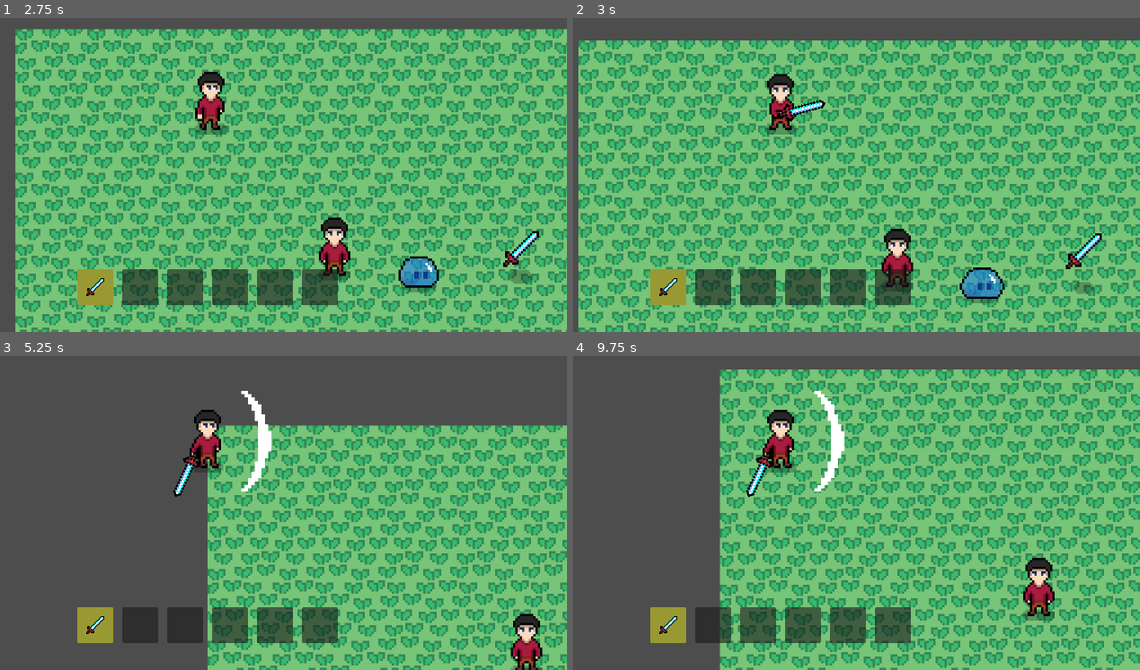
Above: before the commit, frames 1-4 (two rows, left to right).
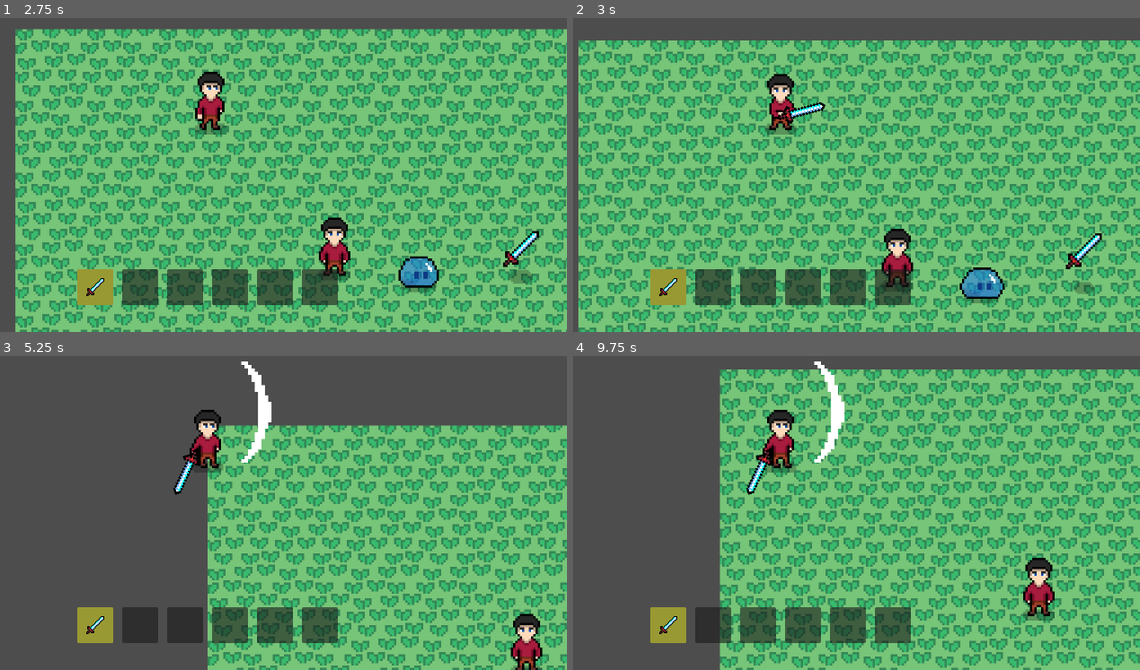
Above: after the commit, the same moments.

Repository: QuocKhangDA22TTD/rpg_game
Game: Godot game, scene res://scenes/demo.tscn
Same seed, same stepped clock (60 frames per second), same inputs: the game is played once before the commit and once after it.
Inputs (mouse positions are in pixels of both pictures, inside the frame that each line leads up to):
- Up to frame 1 (2.75 s): move the mouse to (368, 109) at 0.52 s; press the mouse at (368, 109) at 0.53 s; hold Right (ui_right) 0.53-1.28 s; move the mouse to (62, 149) at 1.27 s; release the mouse at (62, 149) at 1.28 s; hold Down (ui_down) 1.28-2.03 s; tap Mouse wheel up (hotbar_next) at 1.35 s; move the mouse to (277, 39) at 2.02 s; hold Right (ui_right) from 2.03 s (still down); hold Mouse wheel down (hotbar_previous) from 2.03 s (still down)
- Up to frame 2 (3 s): move the mouse to (743, 209) at 2.77 s; release Right (ui_right) at 2.78 s; release Mouse wheel down (hotbar_previous) at 2.78 s; hold Up (ui_up) from 2.78 s (still down); click (743, 209) at 2.85 s
- Up to frame 3 (5.25 s): move the mouse to (425, 528) at 3.52 s; release Up (ui_up) at 3.53 s; hold Mouse wheel up (hotbar_next) 3.53-4.28 s; hold Left (ui_left) 3.53-5.03 s; move the mouse to (outside the picture) at 4.27 s; tap Mouse wheel down (hotbar_previous) at 4.35 s; move the mouse to (243, 469) at 5.02 s; press the mouse at (243, 469) at 5.03 s; hold Down (ui_down) from 5.03 s (still down)
- Up to frame 4 (9.75 s): move the mouse to (675, 368) at 5.77 s; release Down (ui_down) at 5.78 s; release the mouse at (675, 368) at 5.78 s; hold Right (ui_right) 5.78-6.53 s; tap Mouse wheel up (hotbar_next) at 5.85 s; move the mouse to (941, 447) at 6.52 s; hold Up (ui_up) 6.53-7.28 s; hold Mouse wheel down (hotbar_previous) 6.53-7.28 s; move the mouse to (635, 487) at 7.27 s; hold Right (ui_right) 7.28-8.03 s; click (635, 487) at 7.35 s; move the mouse to (850, 377) at 8.02 s; hold Down (ui_down) 8.03-8.78 s; hold Mouse wheel up (hotbar_next) 8.03-8.78 s; move the mouse to (743, 547) at 8.77 s; hold Left (ui_left) 8.78-9.53 s; tap Mouse wheel down (hotbar_previous) at 8.85 s; move the mouse to (998, 528) at 9.52 s; press the mouse at (998, 528) at 9.53 s; hold Up (ui_up) from 9.53 s (still down)

Frame 1 is identical in both runs. In frame 2, 0.3% of the frame differs, in the area x 35-45%, y 26-34%; in frame 3, 1.1%; in frame 4, 1.1%, in the area x 30-48%, y 1-46%.

Commit message:
Cập nhập lại các animation tấn công trong node AnimationWeapon của scene player.

Diff:
--- a/scenes/player.tscn
+++ b/scenes/player.tscn
@@ -2,6 +2,7 @@
 
 [ext_resource type="Texture2D" uid="uid://duplrhxctrtde" path="res://assets/player.png" id="1_3vyb7"]
 [ext_resource type="Script" uid="uid://dvilgeii024ul" path="res://scripts/entities/player/player.gd" id="1_g2els"]
+[ext_resource type="Texture2D" uid="uid://833exq3glr5w" path="res://assets/sword.png" id="3_dqkch"]
 [ext_resource type="Script" uid="uid://dw7p628bxvoo6" path="res://scripts/system/combat/hitbox.gd" id="3_qhqgy"]
 
 [sub_resource type="Animation" id="Animation_g2els"]
@@ -706,7 +707,7 @@
 "times": PackedFloat32Array(0, 0.15),
 "transitions": PackedFloat32Array(0, 0),
 "update": 0,
-"values": [Vector2(1, -7), Vector2(-7, -6)]
+"values": [Vector2(1, 7), Vector2(-7, 6)]
 }
 tracks/1/type = "value"
 tracks/1/imported = false
@@ -802,7 +803,7 @@
 "times": PackedFloat32Array(0, 0.15),
 "transitions": PackedFloat32Array(0, 0),
 "update": 0,
-"values": [Vector2(5, -12), Vector2(-6, -5)]
+"values": [Vector2(5, 1), Vector2(-6, 7)]
 }
 tracks/1/type = "value"
 tracks/1/imported = false
@@ -898,7 +899,7 @@
 "times": PackedFloat32Array(0, 0.15),
 "transitions": PackedFloat32Array(0, 0),
 "update": 0,
-"values": [Vector2(-1, -12), Vector2(6, -7)]
+"values": [Vector2(-1, 1), Vector2(6, 6)]
 }
 tracks/1/type = "value"
 tracks/1/imported = false
@@ -1403,11 +1404,13 @@
 shape = SubResource("CircleShape2D_g2els")
 
 [node name="WeaponVisual" type="Node2D" parent="." unique_id=1583433285]
+position = Vector2(0, -13)
 
 [node name="WeaponPivot" type="Node2D" parent="WeaponVisual" unique_id=396260175]
 
 [node name="WeaponSprite2D" type="Sprite2D" parent="WeaponVisual/WeaponPivot" unique_id=1626332226]
 visible = false
+texture = ExtResource("3_dqkch")
 
 [node name="EffectSprite2D" type="Sprite2D" parent="WeaponVisual/WeaponPivot" unique_id=253292181]
 visible = false
